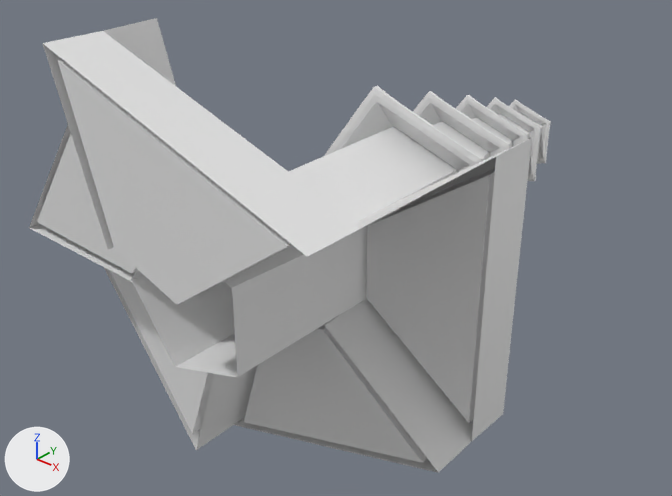
Renders of the Blender file Assets/Tower/tower.blend from each side of a commit.
Rendered twice from a camera (50 mm lens) standing at (12.3, -16.0, 9.5) and looking at (-2.6, 1.2, -2.5). Every picture has the same lights, and +X, +Y and +Z are marked at lower left.
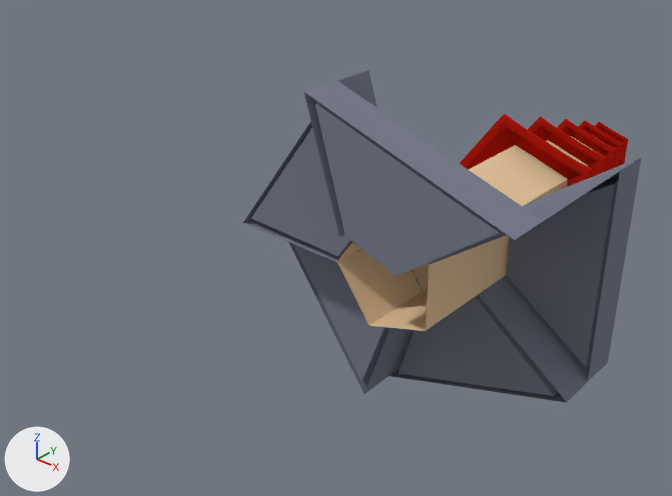
The change, as a list of edits to the scene's bpy script:
```text
Add mat_material:
    mat_material = diffuse_material('Material')
    mat_material.base_color = (0.197, 0.21, 0.274)  # grey #7b7e8f
Add mat_material_001:
    mat_material_001 = diffuse_material('Material.001')
    mat_material_001.base_color = (0.8, 0.565, 0.34)  # beige #e7c69e
Add mat_material_002:
    mat_material_002 = diffuse_material('Material.002')
    mat_material_002.base_color = (0.448, 0.0113, 0.00527)  # red #b31c10
Change me_plane_003:
    used by ob_plane_004; location = (0.0, 0.0, 0.0)
    remove me_plane_003.from_pydata(...)  # 1860 vertices, 1880 faces; spans x -2.9..2.12, y -6.19..6.54, z -2.65..2.63
    add me_plane_003.from_pydata(...)  # 1710 vertices, 1680 faces; spans x -3.7..1.33, y 1.19..13.92, z -5.51..-0.23
    me_plane_003 part 1: 1860 vertices removed from x -2.9..2.12, y -6.19..6.54, z -2.65..2.63; 1710 vertices added at x -3.7..1.33, y 1.19..13.92, z -5.51..-0.23
    add me_plane_003.materials.append(mat_material_001)  # beige #e7c69e
    add me_plane_003.materials.append(mat_material_002)  # red #b31c10
Change me_cube_002:
    where me_cube_002.from_pydata(...)  # 71 vertices, 60 faces; spans x -5.61..4.34, y -7.42..-1.23, z -5.26..5.19
    used by ob_cube_002; location = (0.0, 0.0, 0.0)
    me_cube_002 part 2: the whole mesh is moved by (-0.8, 7.38, -2.86)
    add me_cube_002.materials.append(mat_material)  # grey #7b7e8f
```

What differs and where, as boxes [x1, y1, x2, y2] in the pictures (672 x 496 px):
'Cube.002', recoloured, mesh moved: before [29, 18, 532, 473]; after [243, 70, 641, 403]
'Plane.004', reshaped (31% narrower, 26% shorter): before [131, 85, 551, 377]; after [337, 114, 628, 331]
